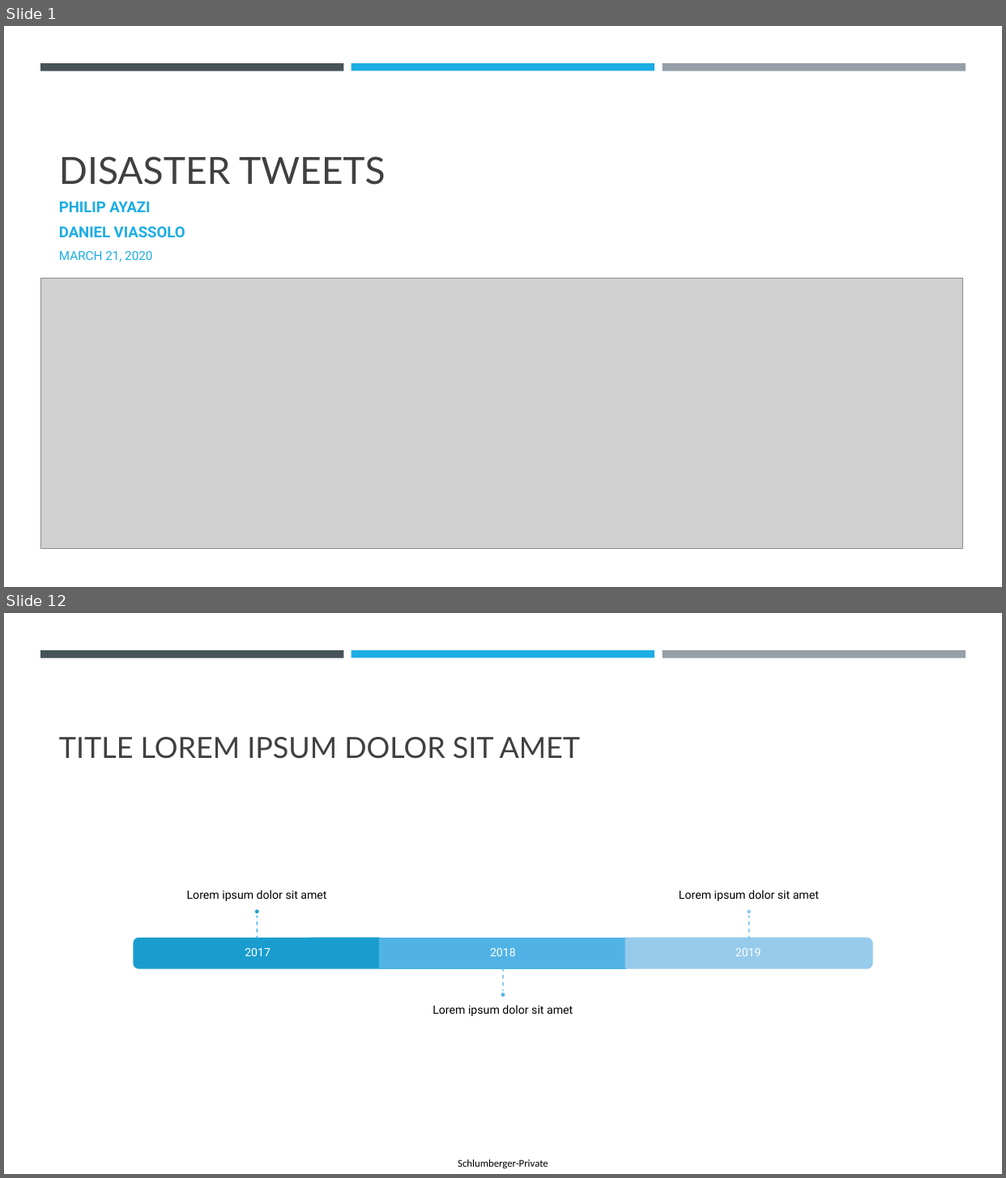
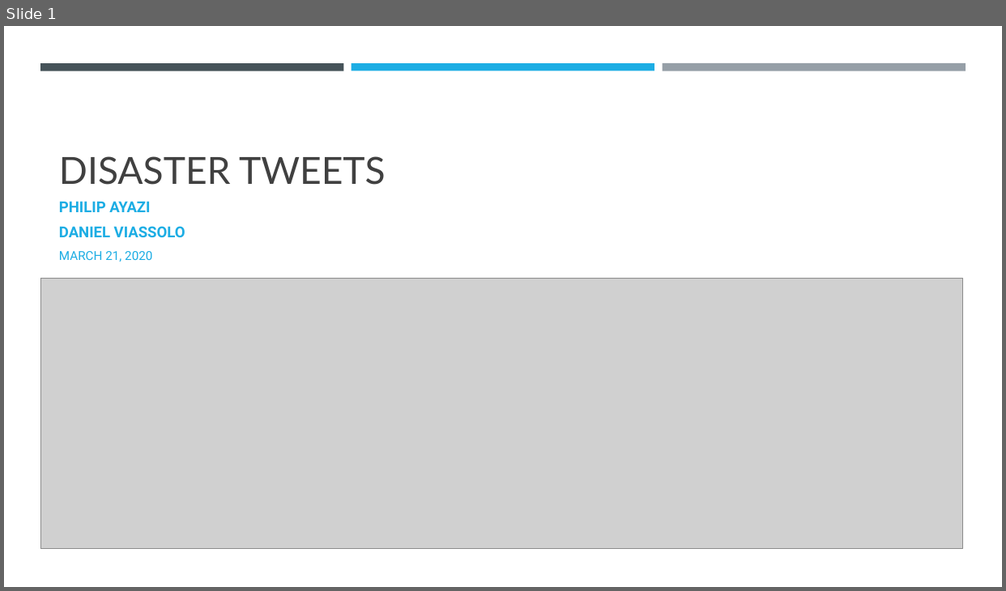
Before and after one commit to philipayazi/Disaster_Tweets, a slide deck: FinalProject_presentation.pptx. Shown one above the other, each under a label of ours: slides 1 and 12 before the commit, slide 1 after it; the slides between them are not shown. The pictures are 1006x1178 and 1006x591 pixels, drawn with LibreOffice and Linux fonts; fonts in the diff are those of the drawing; grey boxes stand for pictures. Boxes give left, top, right and bottom in pixels: in the first picture for what was removed or moved away, otherwise in the second. Text is boxed around its words. In the diff, an @@ line names an element or a change of style, - is before the commit and + after.

```diff
--- a/FinalProject_presentation.pptx
+++ b/FinalProject_presentation.pptx
@@ slide 12 removed at bbox=[4, 613, 1002, 1174], background #FFFFFF @@
@@ rectangle removed at bbox=[40, 650, 344, 658] @@
@@ rectangle removed at bbox=[351, 650, 654, 658] @@
@@ rectangle removed at bbox=[662, 650, 965, 658] @@
@@ title removed at bbox=[59, 737, 581, 759] @@
-TITLE LOREM IPSUM DOLOR SIT AMET
@@ group removed at bbox=[134, 890, 872, 1016]: 6 texts, 3 lines, 3 ellipses, 2 round same rects, 1 rectangle @@
-2017
-Lorem ipsum dolor sit amet
-2018
-Lorem ipsum dolor sit amet
-2019
-Lorem ipsum dolor sit amet
@@ text removed at bbox=[458, 1160, 548, 1169] @@
-Schlumberger-Private
```
Also in this commit, not shown: 9 slides changed, 2 slides added, 1 other slide removed.
